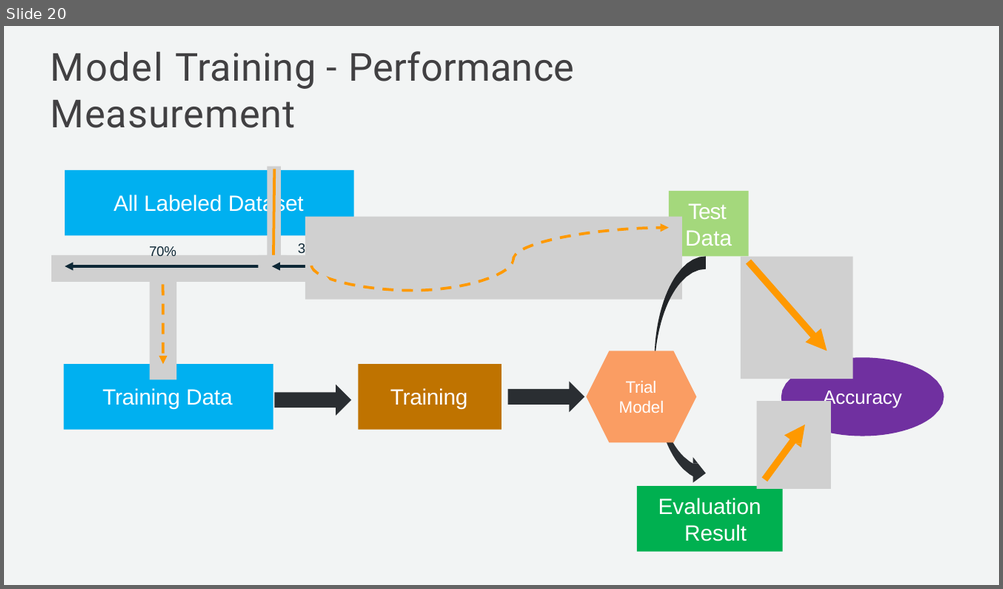
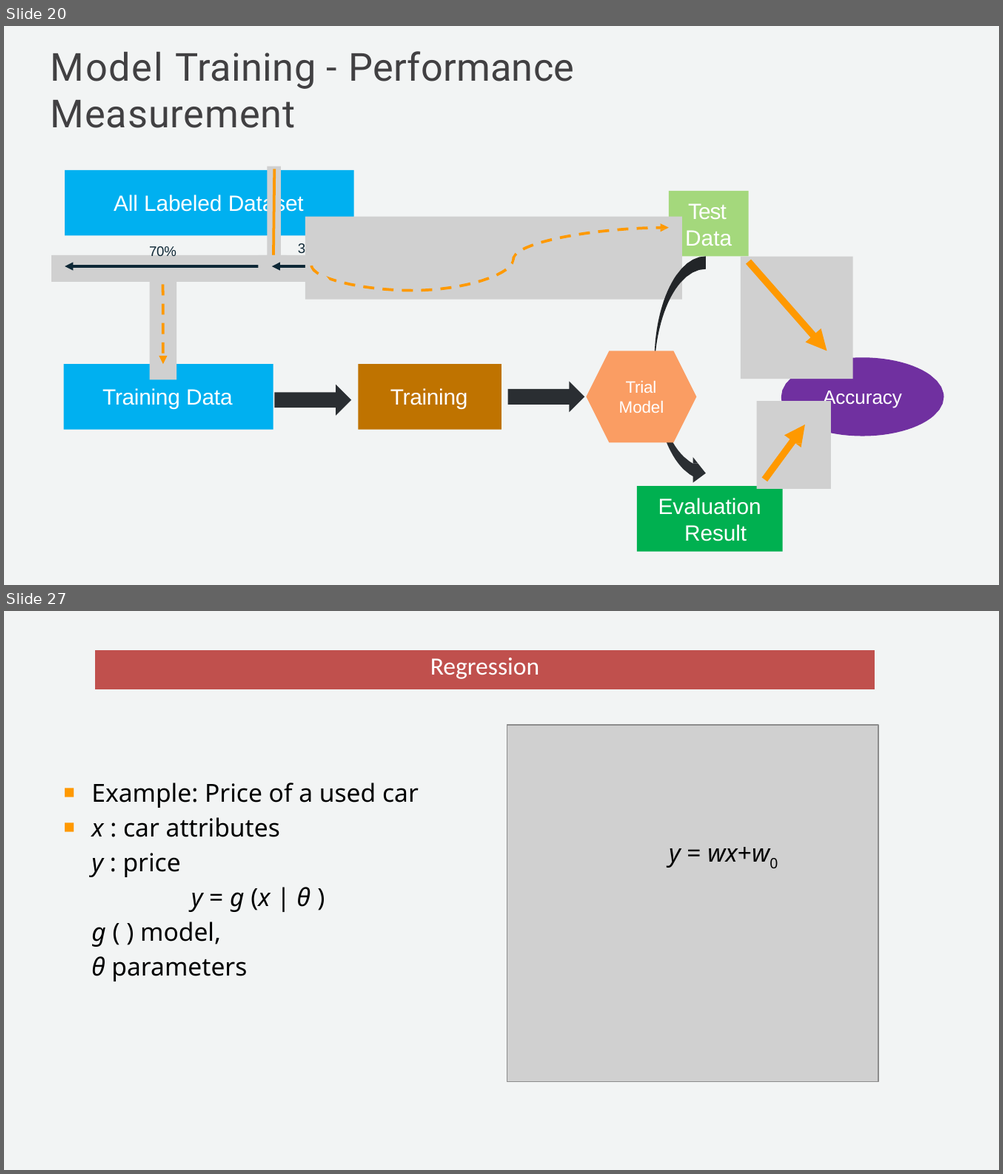
Before and after one commit to Subikash/Deep-Training, a slide deck: Machine Learning & Deep Learning.pptx. Shown one above the other, each under a label of ours: slide 20 before the commit, slides 20 and 27 after it; the slides between them are not shown. The pictures are 1003x589 and 1003x1174 pixels, drawn with LibreOffice and Linux fonts; fonts in the diff are those of the drawing; grey boxes stand for pictures. Boxes give left, top, right and bottom in pixels: in the first picture for what was removed or moved away, otherwise in the second. Text is boxed around its words. In the diff, an @@ line names an element or a change of style, - is before the commit and + after.

```diff
--- a/Machine Learning & Deep Learning.pptx
+++ b/Machine Learning & Deep Learning.pptx
@@ slide 27 added at [4,611,999,1170], background #FFFFFF; not listed: 1 template element that a slide beside it also shows @@
@@ freeform shape added at [96,651,874,689], fill #C0504D, 18 pt, text #FFFFFF @@
+Regression
@@ picture added at [507,726,878,1082] @@
@@ text added at [91,783,418,982], 18 pt, text #000000 @@
+■ Example: Price of a used car
+■ x : car attributes
+y : price
+y = g (x | θ )
+g ( ) model,
+θ parameters
@@ text added at [669,847,769,868], 18 pt, text #000000, italic @@
+y = wx+w0
```
Also in this commit, not shown: 1 slide changed, 11 other slides added, 3 slides removed.
